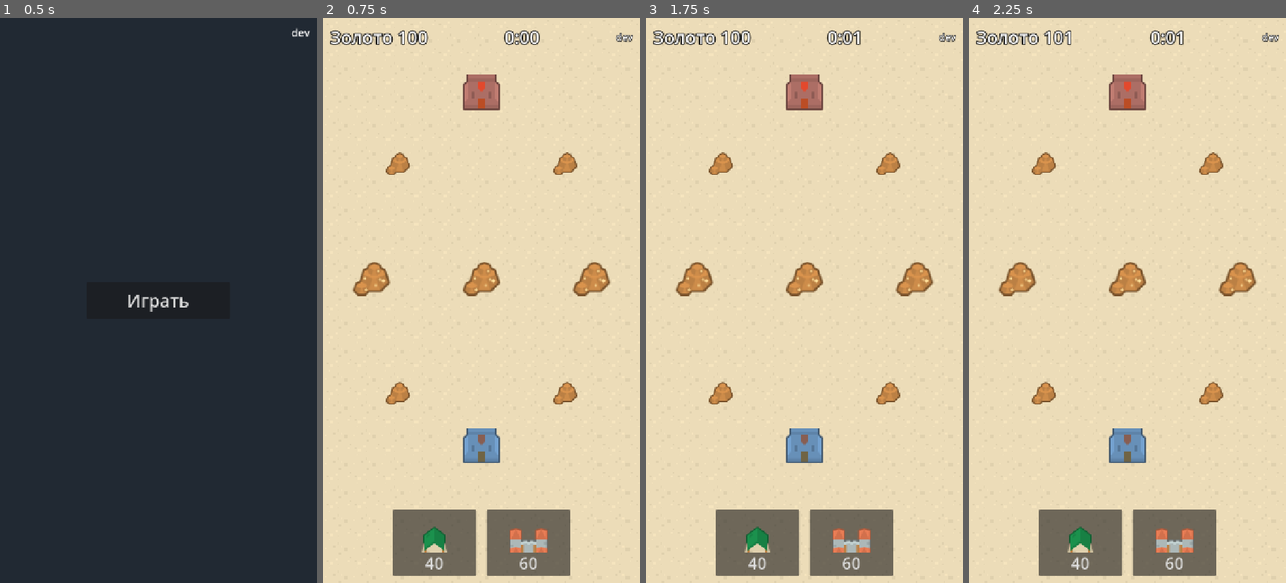
Above: before the commit, frames 1-4 (left to right).
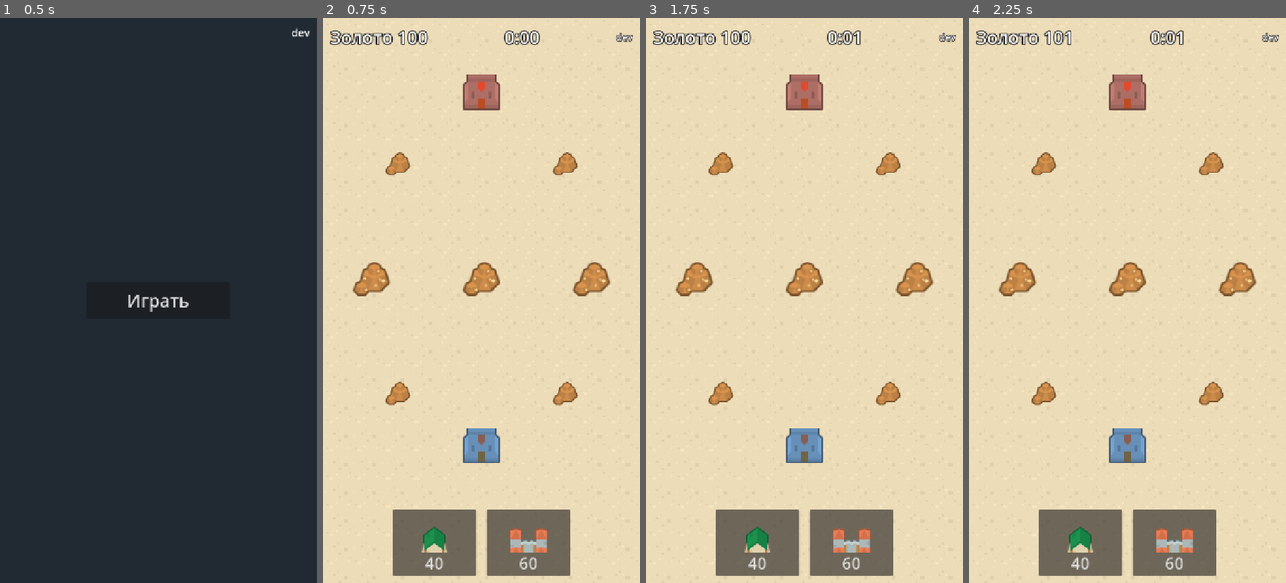
Above: after the commit, the same moments.

Repository: fishert2812/strategy-2d
Game: Godot game, scene res://scenes/main.tscn
The game is run twice, just before and just after one commit, with the same random seed, the same clock (stepped at 60 frames per second) and the same inputs.
Inputs (mouse positions are in pixels of both pictures, inside the frame that each line leads up to):
- Up to frame 1 (0.5 s): no input
- Up to frame 2 (0.75 s): click "Играть" at 0.5 s
- Up to frame 3 (1.75 s): tap Enter at 1.25 s; move the mouse to (874, 272) at 1.27 s; click (874, 272) at 1.42 s
- Up to frame 4 (2.25 s): tap Space at 2 s; drag from (1064, 328) to (1111, 413) at 2.02 s

Frame 1 is identical in both runs. In frame 2, less than 0.1% of the frame differs, in the area x 19-81%, y 23-69%; in frame 3, less than 0.1%; in frame 4, less than 0.1%.

Commit message:
Казарма и тропа атаки: воины бегут по тропе, дерутся со встречными, бьют носильщиков и ломают здание в конце тропы
Пункт 4 tasks.md. Без тропы воины стоят у казармы и охраняют. Партию теперь можно выиграть.
Числа воинов — data/game.json; добыча медленнее (носильщик несёт 2, залежи 240 и 600), чтобы ближние залежи жили около минуты.

Co-Authored-By: Claude Opus 5.5 <noreply@anthropic.com>
Claude-Session: https://claude.ai/code/session_019VbyzFae5xLzL824rEKy7F

Diff:
--- a/data/game.json
+++ b/data/game.json
@@ -45,49 +45,49 @@
         170,
         760
       ],
-      "gold": 150
+      "gold": 240
     },
     {
       "pos": [
         550,
         760
       ],
-      "gold": 150
+      "gold": 240
     },
     {
       "pos": [
         170,
         240
       ],
-      "gold": 150
+      "gold": 240
     },
     {
       "pos": [
         550,
         240
       ],
-      "gold": 150
+      "gold": 240
     },
     {
       "pos": [
         110,
         500
       ],
-      "gold": 400
+      "gold": 600
     },
     {
       "pos": [
         360,
         500
       ],
-      "gold": 400
+      "gold": 600
     },
     {
       "pos": [
         610,
         500
       ],
-      "gold": 400
+      "gold": 600
     }
   ],
   "camp": {
@@ -96,7 +96,19 @@
   },
   "carrier": {
     "speed": 110,
-    "load": 5,
+    "load": 2,
     "hp": 20
+  },
+  "barracks": {
+    "every": 4,
+    "max": 6
+  },
+  "warrior": {
+    "speed": 75,
+    "hp": 60,
+    "damage": 10,
+    "hit_every": 0.8,
+    "reach": 26,
+    "aggro": 90
   }
 }
--- a/scripts/battle.gd
+++ b/scripts/battle.gd
@@ -11,6 +11,7 @@
 ## Люди по сторонам: [наш, врага].
 const UNIT := {
 	"carrier": [preload("res://art/rts/medievalUnit_23.png"), preload("res://art/rts/medievalUnit_05.png")],
+	"warrior": [preload("res://art/rts/medievalUnit_03.png"), preload("res://art/rts/medievalUnit_09.png")],
 }
 const PATH_COLOR := [Color(0.2, 0.45, 1.0, 0.75), Color(0.95, 0.2, 0.15, 0.75)]
 ## Цвет стороны: синие мы, красные враг.
@@ -50,7 +51,7 @@
 	for b in sim.buildings:
 		_on_sim("built", b)
 	for d in sim.deposits:
-		_add_sprite(d.id, TEX.rich if d.max >= 300 else TEX.small, d.pos)
+		_add_sprite(d.id, TEX.rich if d.max >= 400 else TEX.small, d.pos)
 	$End.hide()
 
 
@@ -65,7 +66,7 @@
 	for d in sim.deposits:
 		var s: Node2D = _sprites[d.id]
 		s.visible = d.gold > 0
-		s.scale = Vector2.ONE * lerpf(1.0, 2.2, d.gold / 400.0)
+		s.scale = Vector2.ONE * lerpf(1.0, 2.2, d.gold / 600.0)
 	for b in sim.buildings:
 		var bar: ProgressBar = _sprites[b.id].get_node("Hp")
 		bar.value = b.hp / b.max_hp * 100.0
@@ -143,7 +144,7 @@
 			ghost.show()
 			return
 	var b := sim.building_at(world.to_local(pos), Sim.PLAYER)
-	if b.get("kind") == "camp":
+	if b.get("kind") in ["camp", "barracks"]:
 		_drag = {"from": b, "line": _line(PATH_COLOR[Sim.PLAYER].lightened(0.4))}
 
 
@@ -153,7 +154,7 @@
 	if _drag.has("from"):
 		_drag.line.queue_free()
 		if not sim.set_path(_drag.from, at) and _drag.from.pos.distance_to(at) > 60:
-			hint("тяни тропу к залежи")
+			hint("тяни тропу к залежи" if _drag.from.kind == "camp" else "тяни тропу к зданию врага")
 		_drag = {}
 		return
 	var kind: String = _drag.what
--- a/scripts/sim.gd
+++ b/scripts/sim.gd
@@ -42,15 +42,23 @@
 	for b in buildings.duplicate():
 		if b.kind == "camp":
 			_camp(b, dt)
+		elif b.kind == "barracks":
+			_barracks(b, dt)
 	for u in units.duplicate():
+		if u.hp <= 0:
+			continue
 		if u.kind == "carrier":
 			_carrier(u, dt)
-
-
-## Тропа от здания к точке: прилипает к ближайшей цели в радиусе snap. Лагерь — к залежи.
+		else:
+			_warrior(u, dt)
+
+
+## Тропа от здания к точке: прилипает к ближайшей цели в радиусе snap.
+## Лагерь — к залежи, казарма — к зданию врага.
 func set_path(b: Dictionary, point: Vector2) -> bool:
 	var best := {}
-	for c in deposits.filter(func(d): return d.gold > 0):
+	var choices := deposits.filter(func(d): return d.gold > 0) if b.kind == "camp" else of_side(1 - b.side)
+	for c in choices:
 		if c.pos.distance_to(point) <= cfg.snap and (best.is_empty() or c.pos.distance_to(point) < best.pos.distance_to(point)):
 			best = c
 	if best.is_empty():
@@ -67,6 +75,57 @@
 		return
 	b.timer = 0.0
 	units.append({"id": _id(), "side": b.side, "kind": "carrier", "pos": b.pos, "hp": cfg.carrier.hp, "home": b, "out": true, "carry": 0.0})
+
+
+func _barracks(b: Dictionary, dt: float) -> void:
+	b.timer += dt
+	var mine := units.filter(func(u): return is_same(u.home, b))
+	if mine.size() >= cfg.barracks.max or b.timer < cfg.barracks.every:
+		return
+	b.timer = 0.0
+	var post := Vector2((b.id % 5 - 2) * 14, 44 + (b.id % 3) * 10)
+	units.append({"id": _id(), "side": b.side, "kind": "warrior", "pos": b.pos + post, "hp": cfg.warrior.hp, "home": b, "cd": 0.0, "post": post})
+
+
+## Воин: дерётся с ближним чужим, иначе идёт по тропе и ломает здание в её конце, без тропы стоит у казармы.
+func _warrior(u: Dictionary, dt: float) -> void:
+	var w: Dictionary = cfg.warrior
+	u.cd = maxf(0.0, u.cd - dt)
+	var foe := {}
+	for o in units:
+		if o.side != u.side and o.hp > 0 and o.pos.distance_to(u.pos) <= w.aggro:
+			if foe.is_empty() or o.pos.distance_to(u.pos) < foe.pos.distance_to(u.pos):
+				foe = o
+	var t: Dictionary = u.home.target
+	if not foe.is_empty():
+		if _reach(u, foe.pos, w.reach, w.speed * dt):
+			_hit(u, foe)
+	elif not t.is_empty() and t.hp > 0:
+		if _reach(u, t.pos, w.reach + cfg.buildings[t.kind].size, w.speed * dt):
+			_hit(u, t)
+	else:
+		_walk(u, u.home.pos + u.post, w.speed * dt)
+
+
+func _reach(u: Dictionary, to: Vector2, r: float, dist: float) -> bool:
+	if u.pos.distance_to(to) <= r:
+		return true
+	_walk(u, to, dist)
+	return false
+
+
+func _hit(u: Dictionary, x: Dictionary) -> void:
+	if u.cd > 0:
+		return
+	u.cd = cfg.warrior.hit_every
+	changed.emit("hit", {"side": u.side, "pos": x.pos})
+	if x.has("max_hp"):
+		damage(x, cfg.warrior.damage)
+		return
+	x.hp -= cfg.warrior.damage
+	if x.hp <= 0:
+		units = units.filter(func(o): return not is_same(o, x))
+		changed.emit("killed", x)
 
 
 ## Носильщик: к залежи, взял золото, обратно в лагерь, сдал.
--- /dev/null
+++ b/tests/test_attack.gd
@@ -0,0 +1,49 @@
+extends RefCounted
+## Пункт 4: казарма и тропа атаки, бой, победа.
+
+
+func _run(sim: Sim, seconds: float) -> void:
+	for i in int(seconds * 60):
+		sim.step(1.0 / 60.0)
+		if sim.winner != -1:
+			return
+
+
+func test_barracks_path_destroys_enemy_home() -> String:
+	var sim := Sim.new()
+	var barracks := sim.build(Sim.PLAYER, "barracks", Vector2(360, 760))
+	if not sim.set_path(barracks, Vector2(380, 130)):
+		return "тропа казармы не прилипла к дому врага"
+	_run(sim, 120.0)
+	if sim.winner != Sim.PLAYER:
+		return "за 120 с дом врага не разрушен (победитель %d)" % sim.winner
+	return ""
+
+
+func test_warriors_kill_carriers_on_the_way() -> String:
+	var sim := Sim.new()
+	sim.gold[Sim.ENEMY] = 200
+	var camp := sim.build(Sim.ENEMY, "camp", Vector2(250, 170))
+	sim.set_path(camp, Vector2(170, 240))
+	var barracks := sim.build(Sim.PLAYER, "barracks", Vector2(360, 760))
+	sim.set_path(barracks, camp.pos)
+	_run(sim, 60.0)
+	if camp.hp > 0:
+		return "лагерь врага цел через 60 с"
+	if sim.units.any(func(u): return u.side == Sim.ENEMY):
+		return "у врага остались носильщики"
+	return ""
+
+
+func test_barracks_without_path_guards_home() -> String:
+	var sim := Sim.new()
+	var mine := sim.build(Sim.PLAYER, "barracks", Vector2(360, 760))
+	sim.gold[Sim.ENEMY] = 200
+	var theirs := sim.build(Sim.ENEMY, "barracks", Vector2(360, 240))
+	_run(sim, 13.0)
+	sim.set_path(theirs, Vector2(360, 900))
+	_run(sim, 40.0)
+	var home: Dictionary = sim.of_side(Sim.PLAYER, "home")[0]
+	if home.hp < home.max_hp:
+		return "охрана у казармы не встретила набег: у дома %d из %d" % [home.hp, home.max_hp]
+	return ""
Binary file added: art/rts/medievalUnit_03.png
Not shown, added: art/rts/medievalUnit_03.png.import
Binary file added: art/rts/medievalUnit_09.png
Not shown, added: art/rts/medievalUnit_09.png.import
Not shown, added: tests/test_attack.gd.uid
Not shown, changed: art/LICENSES.md
